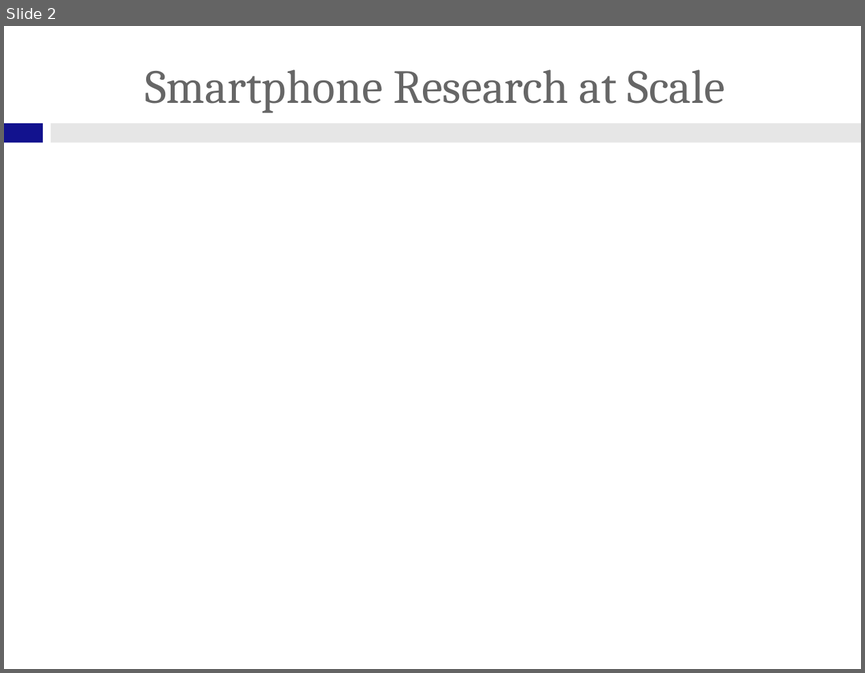
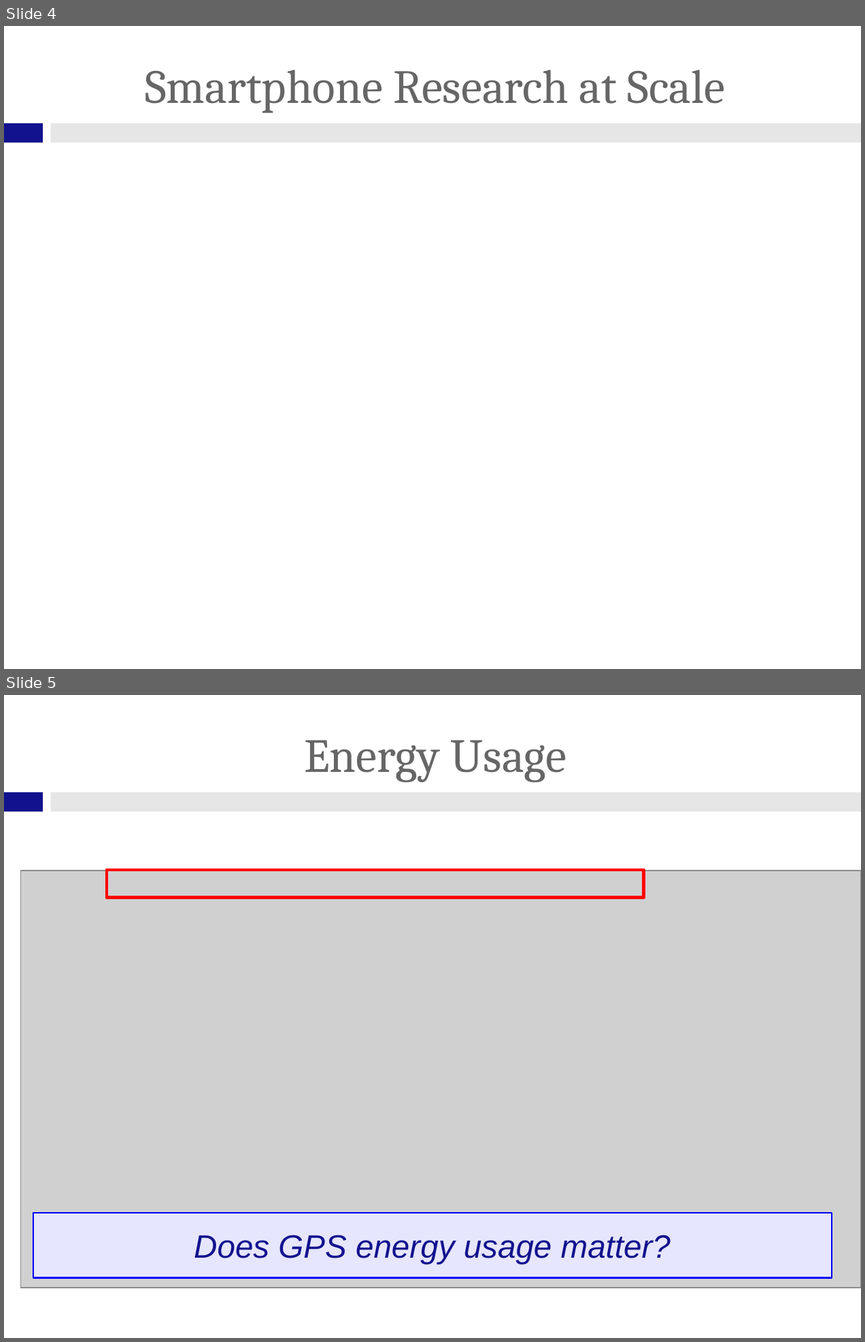
Before and after one commit to gchallen/talks.sensemine2013-phonelab, a slide deck: talk.odp. Shown one above the other, each under a label of ours: slide 2 before the commit, slides 4 and 5 after it. The pictures are 865x673 and 865x1342 pixels, drawn with LibreOffice and Linux fonts; fonts in the diff are those of the drawing; grey boxes stand for pictures; background and template pictures are left out. Boxes give left, top, right and bottom in pixels: in the first picture for what was removed or moved away, otherwise in the second. Text is boxed around its words. In the diff, an @@ line names an element or a change of style, - is before the commit and + after.

```diff
--- a/talk.odp
+++ b/talk.odp
@@ slide 5 added at (x1=4, y1=695, x2=861, y2=1338), background #FFFFFF; not listed: 2 template elements that a slide beside it also shows @@
@@ title added at (x1=304, y1=740, x2=566, y2=782), 44 pt, text #666666 @@
+Energy Usage
@@ picture added at (x1=20, y1=870, x2=861, y2=1287) @@
@@ rectangle added at (x1=107, y1=870, x2=644, y2=898), outline #FF0000 2.89 pt @@
@@ rectangle added at (x1=33, y1=1212, x2=832, y2=1278), fill #E6E6FF, outline #0000FF 1.45 pt, 30 pt, text #12128E, italic @@
+Does GPS energy usage matter?
@@ what was slide 2 is now slide 4 @@
```
Also in this commit, not shown: 1 slide changed, 3 other slides added, 2 slides removed, 5 other files.
